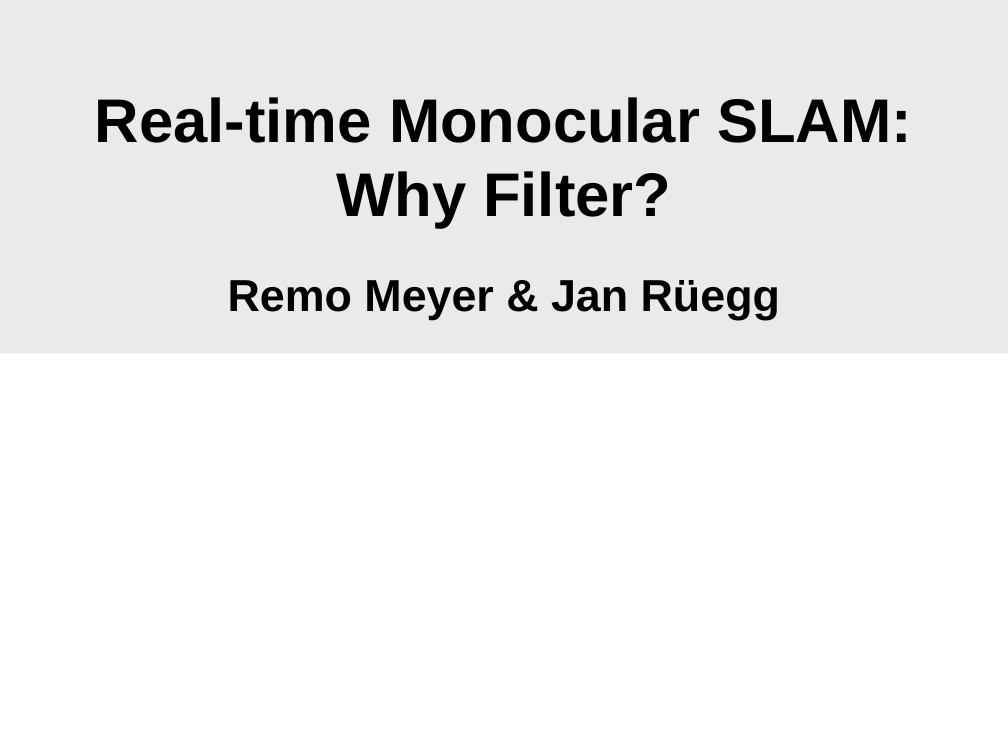
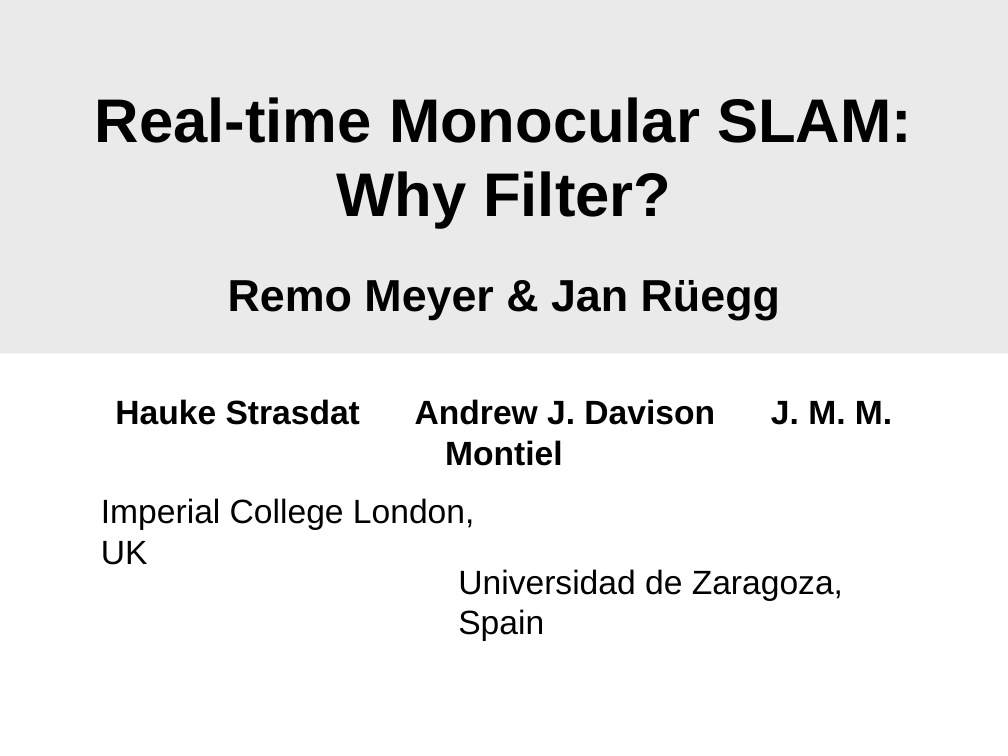
Before and after one commit to SgtPepper123/ICP_3dPhoto, a slide deck: slide 1 of slam/WhyFilter.odp. Drawn at 1008x756 pixels with LibreOffice and Linux fonts; fonts in the diff are those of the drawing; background and template pictures are left out. Boxes give left, top, right and bottom in pixels: in the first picture for what was removed or moved away, otherwise in the second. Text is boxed around its words. In the diff, an @@ line names an element or a change of style, - is before the commit and + after.

Commit message:
+ Final changes

```diff
--- a/slam/WhyFilter.odp
+++ b/slam/WhyFilter.odp
@@ text added at <box>115,399,892,425</box>, 24 pt, text #000000, bold @@
+Hauke Strasdat Andrew J. Davison J. M. M. Montiel
@@ text added at <box>101,498,474,565</box>, 24 pt, text #000000 @@
+Imperial College London, UK
@@ text added at <box>458,569,843,641</box>, 24 pt, text #000000 @@
+Universidad de Zaragoza, Spain
```
Also in this commit, not shown: 2 other slides changed, 3 slides added, 1 slide removed.
